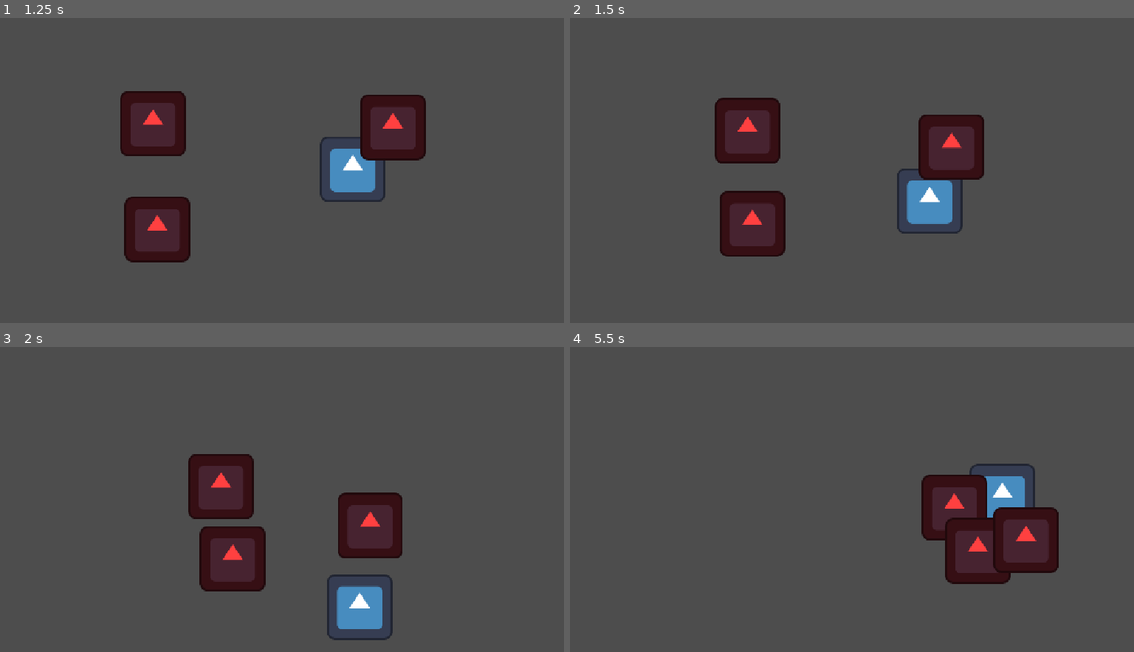
Above: before the commit, frames 1-4 (two rows, left to right).
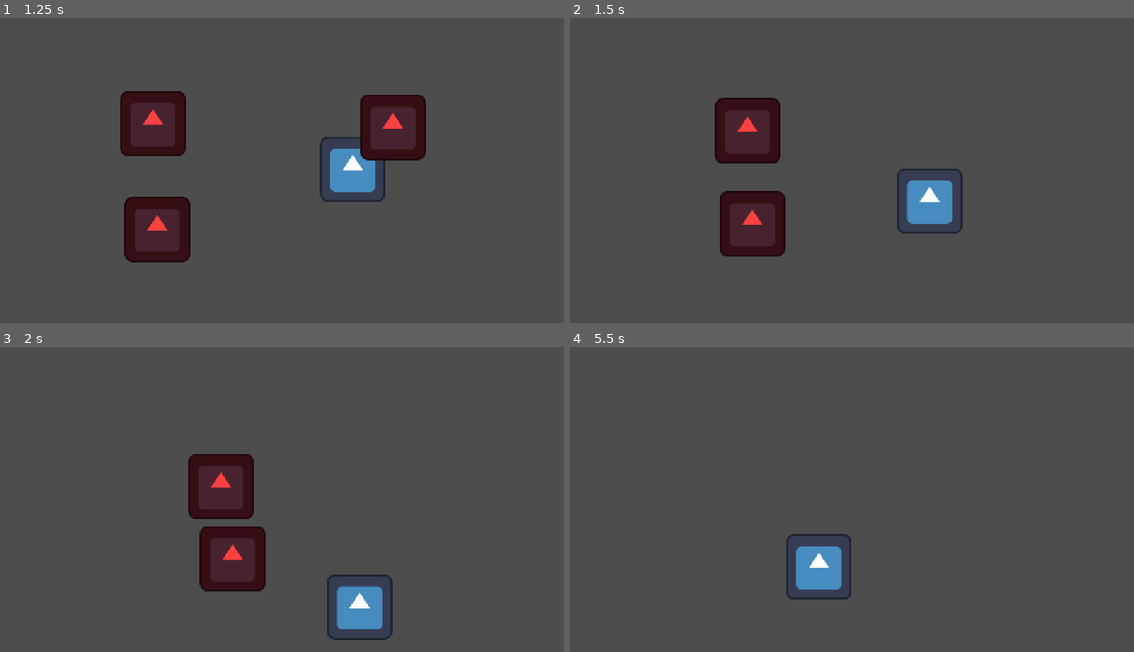
Above: after the commit, the same moments.

Repository: NxtCreator/little-archery
Game: Godot game, scene res://scenes/main.tscn
The game is run twice, just before and just after one commit, with the same random seed, the same clock (stepped at 60 frames per second) and the same inputs. The engine's default icon, where the game draws it, is replaced by a stand-in: a white triangle on a blue panel in a dark square.
Inputs (mouse positions are in pixels of both pictures, inside the frame that each line leads up to):
- Up to frame 1 (1.25 s): tap Enter at 0.5 s; move the mouse to (400, 167) at 0.52 s; hold D (move_right) from 0.53 s (still down); tap Alt at 0.6 s; click (400, 167) at 0.67 s
- Up to frame 2 (1.5 s): move the mouse to (722, 201) at 1.27 s; release D (move_right) at 1.28 s; hold S (move_down) from 1.28 s (still down); tap Shift at 1.35 s
- Up to frame 3 (2 s): keep holding S (move_down)
- Up to frame 4 (5.5 s): move the mouse to (897, 441) at 2.02 s; release S (move_down) at 2.03 s; hold D (move_right) 2.03-2.78 s; tap Alt at 2.1, 3.6, 5.1 s; move the mouse to (806, 578) at 2.77 s; hold W (move_up) 2.78-3.53 s; tap Shift at 2.85, 4.35 s; click (806, 578) at 2.92 s; move the mouse to (1015, 563) at 3.52 s; hold A (move_left) 3.53-5.03 s; move the mouse to (660, 462) at 4.27 s; move the mouse to (868, 511) at 5.02 s; hold S (move_down) from 5.03 s (still down); click (868, 511) at 5.17 s

Frame 1 is identical in both runs. In frame 2, 2.5% of the frame differs, in the area x 61-74%, y 31-54%; in frame 3, 2.4%; in frame 4, 8.7%, in the area x 38-87%, y 38-83%.

Commit message:
Add player hurtbox and exported lives, enemy contact costs a life

Diff:
--- a/scenes/player.gd
+++ b/scenes/player.gd
@@ -1,6 +1,7 @@
 extends CharacterBody2D
 @export var speed = 300
 @export var attack_range = 400
+@export var lives = 3
 var coin_count = 0
 var direction = Vector2.ZERO
 
@@ -43,3 +44,10 @@
 	arrow.direction = global_position.direction_to(closest_enemy.global_position)
 	parent.add_child(arrow)
 	arrow.global_position = global_position
+
+
+func _on_hurtbox_body_entered(body: Node2D) -> void:
+	if body.is_in_group("enemy"):
+		lives -= 1
+		body.queue_free()
+		print('Lives left: ', lives)
--- a/scenes/player.tscn
+++ b/scenes/player.tscn
@@ -5,6 +5,9 @@
 
 [sub_resource type="CircleShape2D" id="CircleShape2D_4vdhe"]
 radius = 48.0
+
+[sub_resource type="CircleShape2D" id="CircleShape2D_62jd7"]
+radius = 50.0
 
 [node name="Player" type="CharacterBody2D" unique_id=1213636557 groups=["player"]]
 script = ExtResource("1_g2els")
@@ -19,4 +22,11 @@
 wait_time = 0.5
 autostart = true
 
+[node name="Hurtbox" type="Area2D" parent="." unique_id=1975904231]
+
+[node name="CollisionShape2D" type="CollisionShape2D" parent="Hurtbox" unique_id=1796695998]
+shape = SubResource("CircleShape2D_62jd7")
+debug_color = Color(0.83221674, 0.3788679, 0.27415457, 0.41960785)
+
 [connection signal="timeout" from="Timer" to="." method="_on_timer_timeout"]
+[connection signal="body_entered" from="Hurtbox" to="." method="_on_hurtbox_body_entered"]
